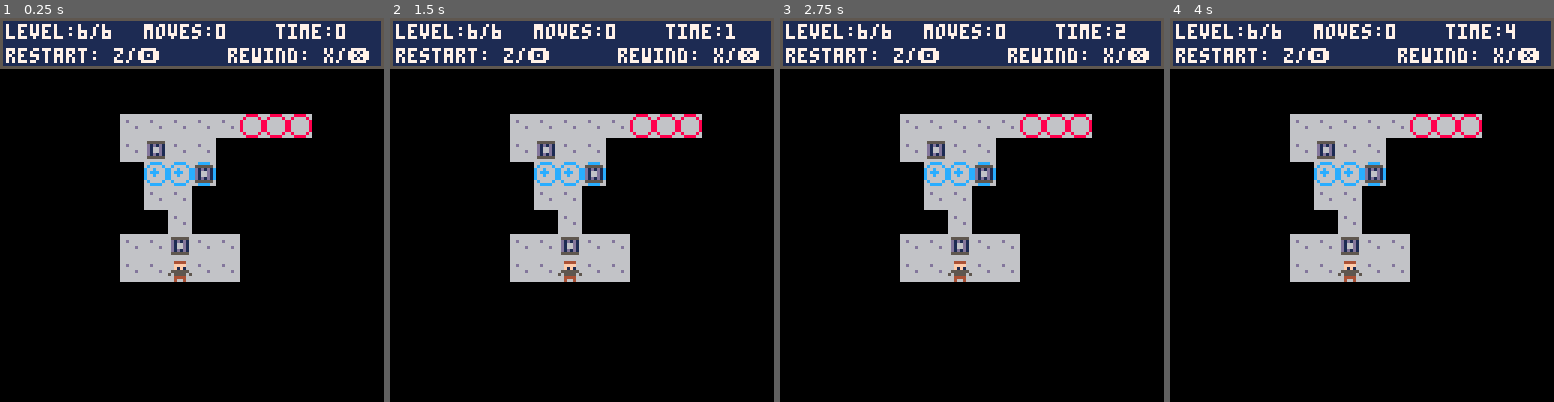
Above: before the commit, frames 1-4 (left to right).
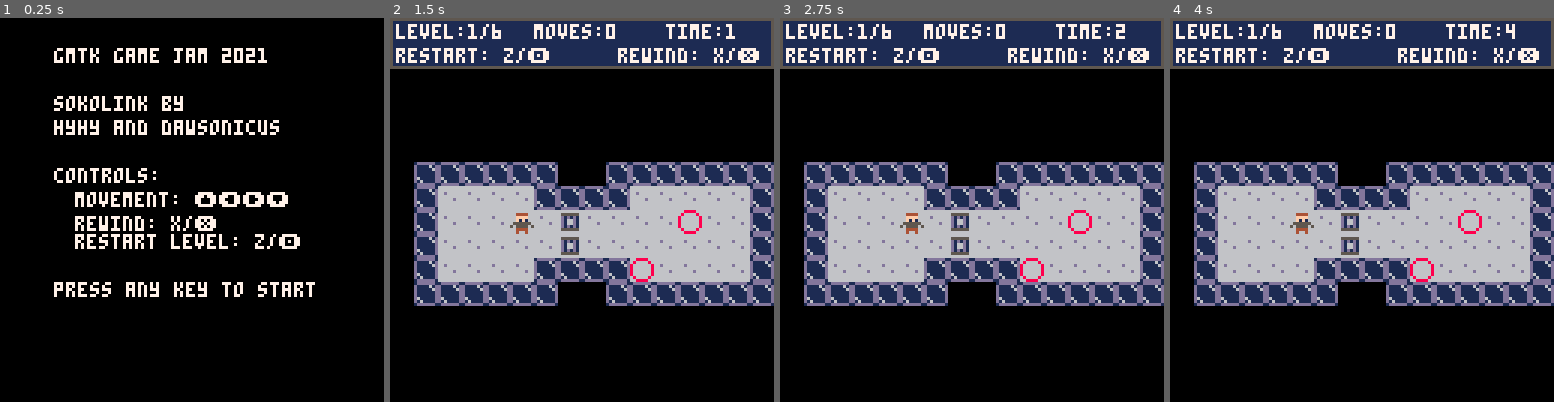
Above: after the commit, the same moments.

Repository: harryhartley/GMTKJam21
Game: PICO-8 cartridge jam.p8
Two runs of this game, one before a commit and one after it. Both use one fixed random seed, a clock stepped at 60 frames per second and the inputs below.
Inputs:
- Up to frame 1 (0.25 s): no input
- Up to frame 2 (1.5 s): tap O (Z key) at 0.33, 0.7, 1.43 s; tap X (X key) at 1.07 s
- Up to frame 3 (2.75 s): hold Left 1.97-2.37 s; tap X (X key) at 2.07, 2.4, 2.73 s; tap O (Z key) at 2.22 s; hold Down from 2.42 s (still down)
- Up to frame 4 (4 s): release Down at 2.82 s; hold Right 2.87-3.53 s; tap X (X key) at 3.07, 3.4, 3.73 s; tap O (Z key) at 3.1, 3.98 s; hold Up from 3.58 s (still down)

The runs differ from the first frame. In frame 1, 28% of the frame differs, in the area x 0-100%, y 0-73%; in frame 2, 36%, in the area x 6-100%, y 1-75%; in frame 3, 36%; in frame 4, 36%.

Commit message:
fix level start

Diff:
--- a/jam.p8
+++ b/jam.p8
@@ -7,7 +7,7 @@
 	t=0
 	winanim=0
 	nolevels=6
-	state=5
+	state=-1
 	dir={{-1,0},{1,0},{0,-1},{0,1}}
 	currentplayer={}
 	currentobjects={}
